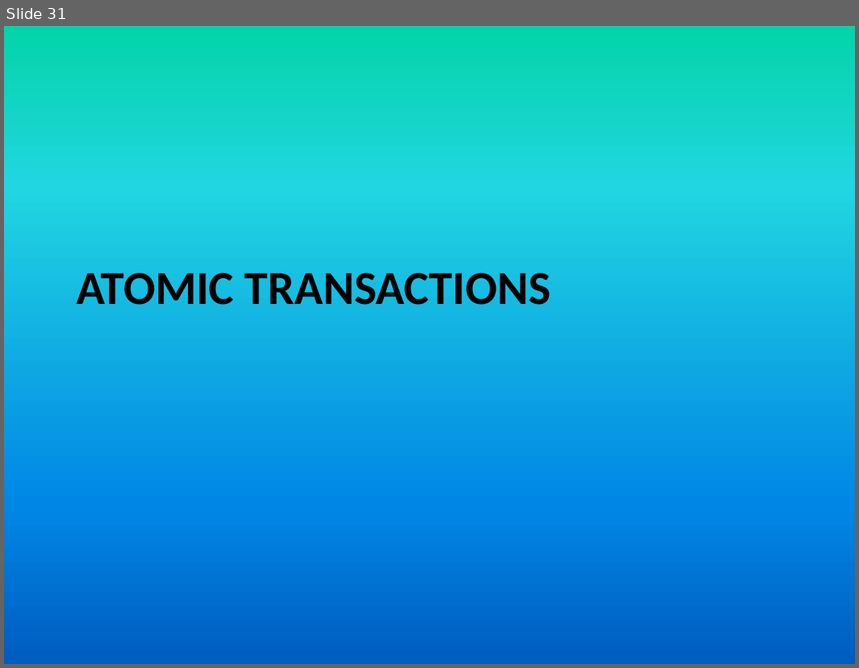
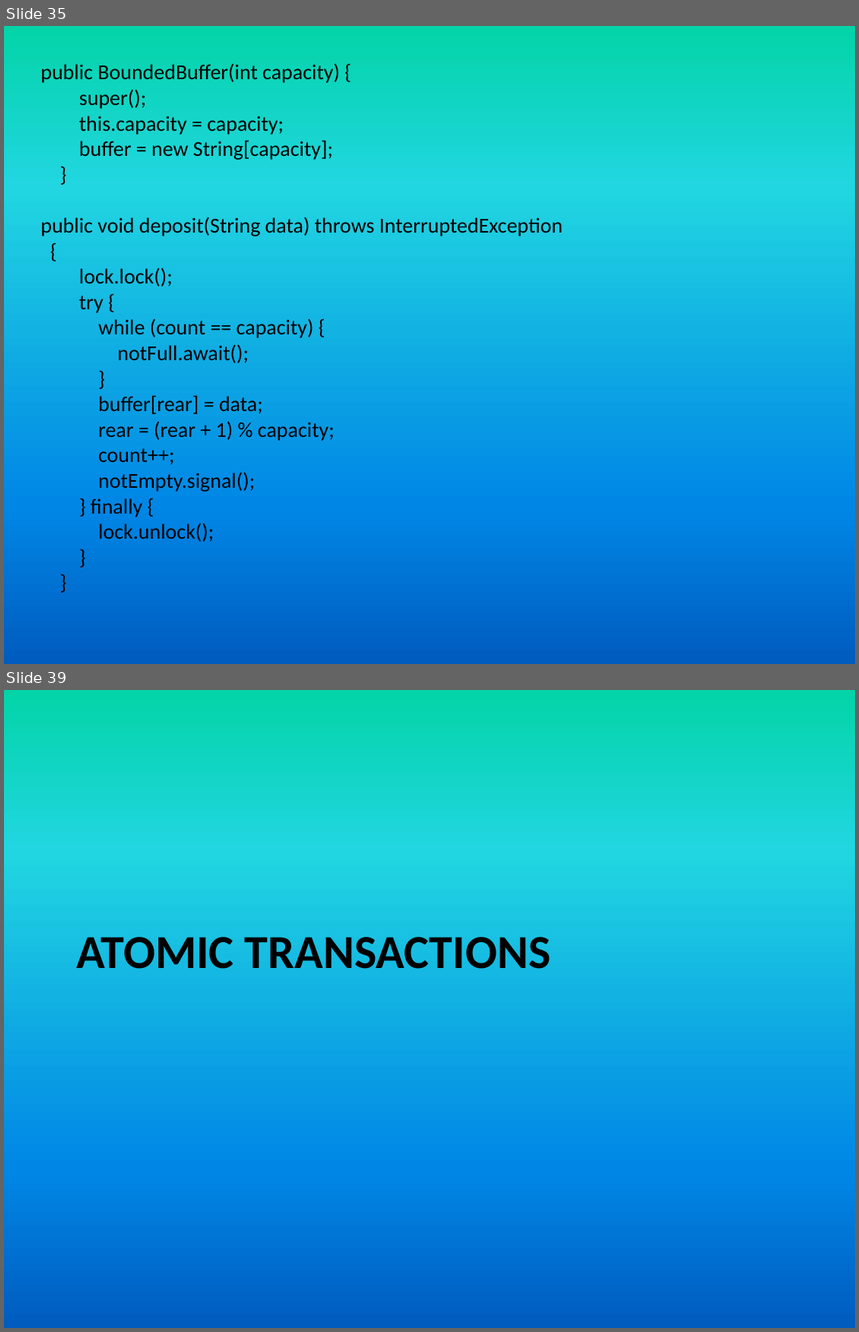
Before and after one commit to girishsukukumar/RTOS, a slide deck: RTOS-13 synchronization.pptx. Shown one above the other, each under a label of ours: slide 31 before the commit, slides 35 and 39 after it; the slides between them are not shown. The pictures are 859x668 and 859x1332 pixels, drawn with LibreOffice and Linux fonts; fonts in the diff are those of the drawing. Boxes give left, top, right and bottom in pixels: in the first picture for what was removed or moved away, otherwise in the second. Text is boxed around its words. In the diff, an @@ line names an element or a change of style, - is before the commit and + after.

```diff
--- a/RTOS-13 synchronization.pptx
+++ b/RTOS-13 synchronization.pptx
@@ slide 35 added at [4, 26, 855, 664], background gradient #03D4A8 to #21D6E0 to #0087E6 to #005CBF @@
@@ text added at [40, 63, 563, 542], 18 pt, text #000000 @@
+public BoundedBuffer(int capacity) {
+super();
+this.capacity = capacity;
+buffer = new String[capacity];
+}
+public void deposit(String data) throws InterruptedException
+{
+lock.lock();
+try {
+while (count == capacity) {
+notFull.await();
+}
+buffer[rear] = data;
+rear = (rear + 1) % capacity;
+count++;
+notEmpty.signal();
+} finally {
+lock.unlock();
+}
+}
@@ what was slide 31 is now slide 39 @@
```
Also in this commit, not shown: 4 slides changed, 11 other slides added, 4 slides removed.
